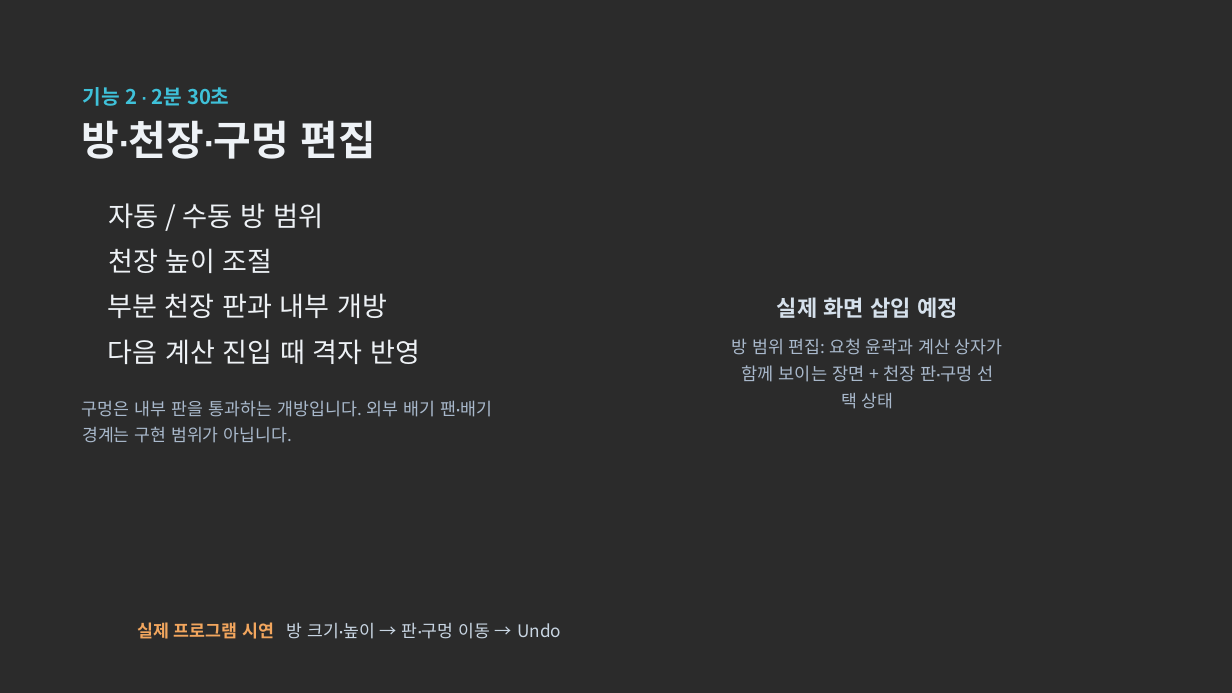
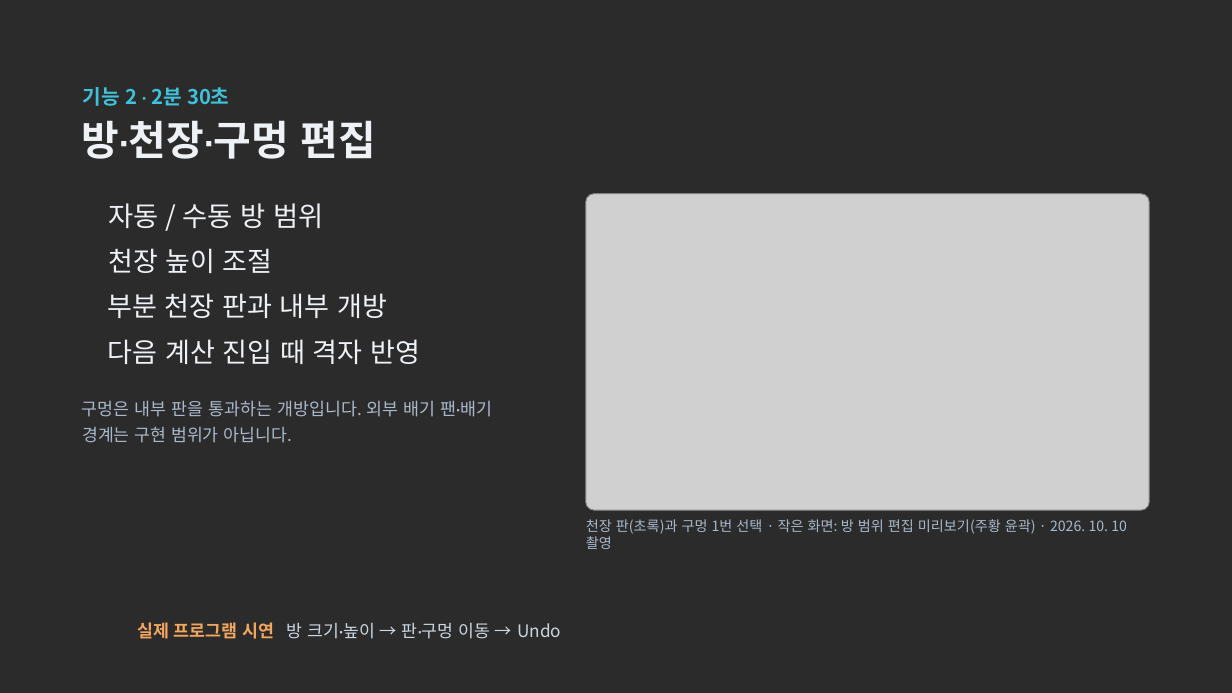
Before and after one commit to dongkimyeon/VRG_TermProj, a slide deck: slide 5 of Presentation/AI 데이터센터 냉각 디지털 트윈 — 중간발표 (편집용).pptx. Drawn at 1232x693 pixels with LibreOffice and Linux fonts; fonts in the diff are those of the drawing; grey boxes stand for pictures; background and template pictures are left out; a plain dark background stands for a picture behind light text. Boxes give left, top, right and bottom in pixels: in the first picture for what was removed or moved away, otherwise in the second. Text is boxed around its words. In the diff, an @@ line names an element or a change of style, - is before the commit and + after.

```diff
--- a/Presentation/AI 데이터센터 냉각 디지털 트윈 — 중간발표 (편집용).pptx
+++ b/Presentation/AI 데이터센터 냉각 디지털 트윈 — 중간발표 (편집용).pptx
@@ picture added at (586, 194, 1150, 510) @@
@@ text removed at (777, 297, 958, 318) @@
-실제 화면 삽입 예정
@@ text removed at (732, 338, 1003, 355) @@
-방 범위 편집: 요청 윤곽과 계산 상자가
@@ text removed at (742, 365, 994, 382) @@
-함께 보이는 장면 + 천장 판·구멍 선
@@ text removed at (841, 393, 894, 409) @@
-택 상태
@@ text added at (586, 519, 1127, 549), 11 pt, text #A9B9CC @@
+천장 판(초록)과 구멍 1번 선택 · 작은 화면: 방 범위 편집 미리보기(주황 윤곽) · 2026. 10. 10 촬영
```
Also in this commit, not shown: 4 other slides changed.
